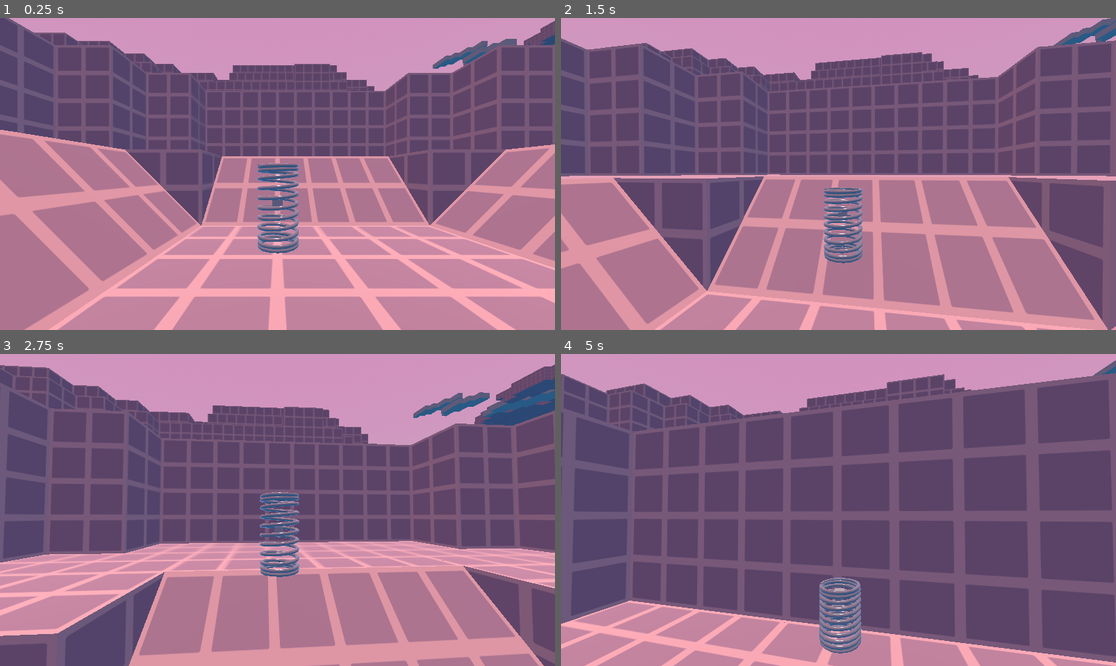
Above: before the commit, frames 1-4 (two rows, left to right).
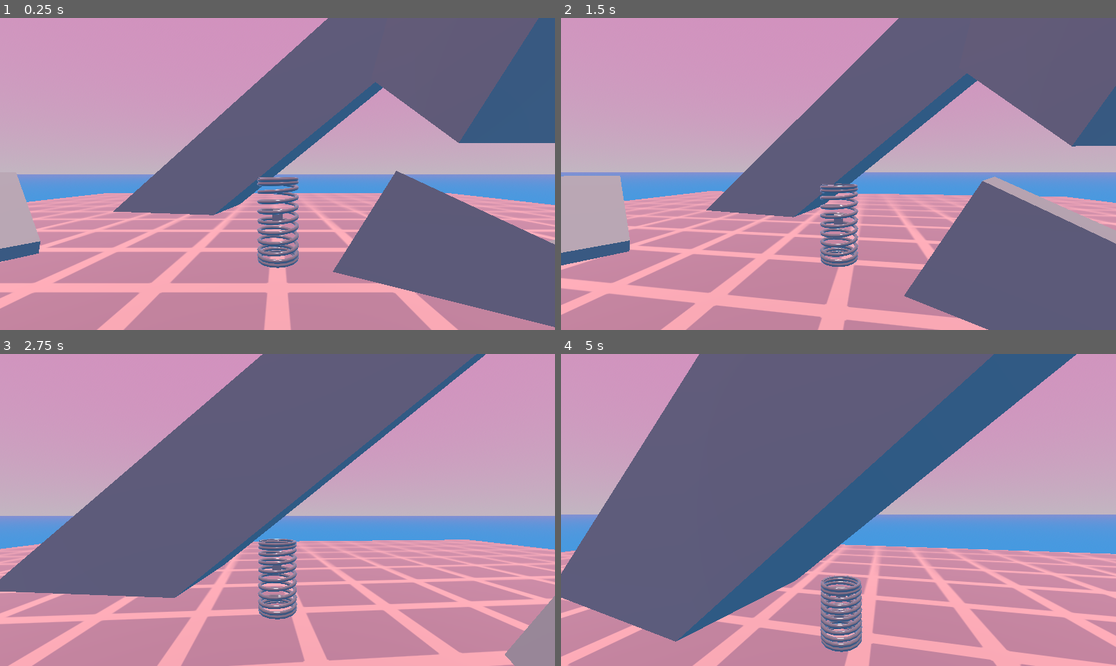
Above: after the commit, the same moments.

Repository: Althories/springstar
Game: Godot game, scene res://Scenes/Levels/main.tscn
The game is run twice, just before and just after one commit, with the same random seed, the same clock (stepped at 60 frames per second) and the same inputs. Before the commit the project starts from res://Scenes/Levels/tutorial.tscn.
Inputs (mouse positions are in pixels of both pictures, inside the frame that each line leads up to):
- Up to frame 1 (0.25 s): no input
- Up to frame 2 (1.5 s): move the mouse to (866, 174) at 0.52 s; press the mouse at (866, 174) at 0.53 s; hold W (move_forward) from 0.53 s (still down); tap Space (jump) at 0.77 s; move the mouse to (810, 174) at 1.27 s; release the mouse at (810, 174) at 1.28 s; click (810, 174) at 1.35 s
- Up to frame 3 (2.75 s): keep holding W (move_forward); tap Space (jump) at 1.52 s; move the mouse to (288, 503) at 2.02 s; press the mouse at (288, 503) at 2.03 s
- Up to frame 4 (5 s): keep holding W (move_forward); move the mouse to (832, 516) at 2.77 s; release the mouse at (832, 516) at 2.78 s; click (832, 516) at 2.85 s; tap Space (jump) at 3.02, 3.77, 4.52 s; move the mouse to (877, 513) at 3.52 s; press the mouse at (877, 513) at 3.53 s; move the mouse to (794, 506) at 4.27 s; release the mouse at (794, 506) at 4.28 s; click (794, 506) at 4.35 s

The runs differ from the first frame. In frame 1, 70% of the frame differs, in the area x 0-100%, y 0-100%; in frame 2, 71%; in frame 3, 68%; in frame 4, 77%.

Commit message:
reorder main scene and other stuff

Diff:
--- a/project.godot
+++ b/project.godot
@@ -11,7 +11,7 @@
 [application]
 
 config/name="SpringStar"
-run/main_scene="res://Scenes/Levels/tutorial.tscn"
+run/main_scene="res://Scenes/Levels/main.tscn"
 config/features=PackedStringArray("4.3", "Forward Plus")
 run/max_fps=60
 config/icon="res://Assets/sillyguy.png"
Not shown: 6 places in Assets/Models/test-blocks-final.tres that only renumber resources
Not shown: 5 places in Assets/Models/white-blocks-final.tres that only renumber resources
Not shown: 1 places in Scenes/Levels/main.tscn that only renumber resources
Not shown: 3 places in Scenes/Levels/tutorial.tscn that only renumber resources
